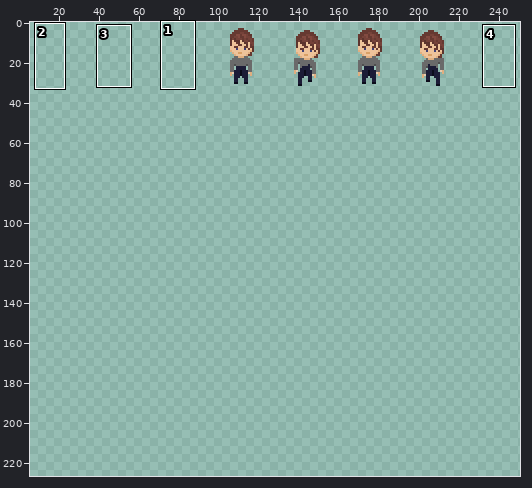
One commit to this sprite sheet: gfx/player.png. The picture above shows the old version from afar; the outline marks the close-up.
Close-up. The starting point:
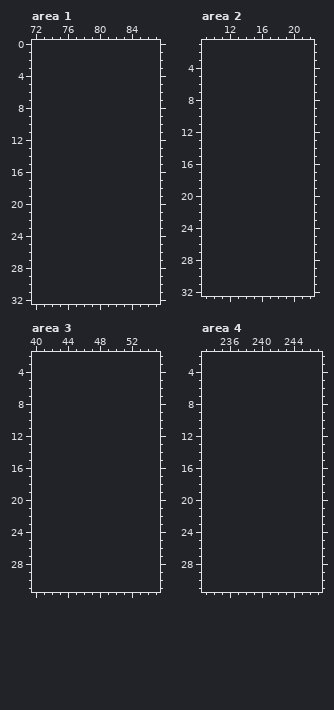
The file is 128x32 pixels. Colours within 5 levels of each other are drawn and written as one. Shown: area 1: x 72..87, y 0..32; area 2: x 9..22, y 1..32; area 3: x 40..55, y 2..31; area 4: x 233..247, y 2..31. The old version is drawn lined up with the new one, on the new canvas. The wide view leaves out empty margins. The commit also changed other parts of the picture, which this record leaves out.
New version:
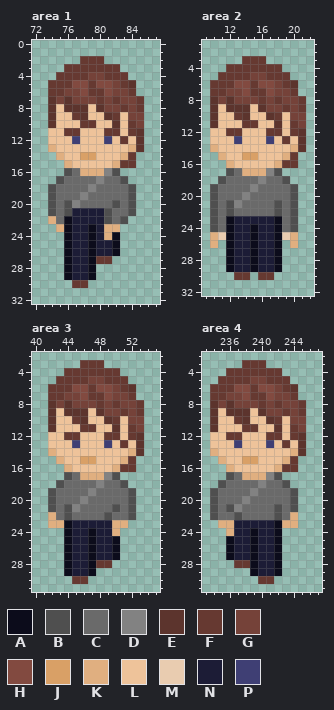
Palette (. is transparent): A #0c0c1b  B #4f4f4f  C #6a6a6a  D #828282  E #5c342d  F #663931  G #754239  H #824a40  J #d9a066  K #e0af80  L #eec39a  M #e9ccb0  N #1c1c36  P #3f3f74
The exact change:
canvas 128x32 -> 256x256, the old top-left corner now at 96,0
Area 1:
y 2: x 78..80 ... -> FFF
y 3: x 76..82 ....... -> FFFFFFF
y 4: x 75..83 ......... -> FFFFGGFFF
y 5: x 74..84 ........... -> FFFHHFHHGFE
y 6: x 74..84 ........... -> FFGGHFFHGGF
y 7: x 74..85 ............ -> EGEGGGFGFGGF
y 8: x 74..85 ............ -> ELEEELEGGFGF
y 9: x 74..85 ............ -> ELLFELLEFLGG
y 10: x 74..85 ............ -> ELLLFFLLELFG
y 11: x 74..85 ............ -> LLFFLLLFFLFE
y 12: x 74..85 ............ -> LLLPLLLPLFLE
y 13: x 74..85 ............ -> KLLLLLLLLLKE
y 14: x 75..84 .......... -> KLLJJLLLKF
y 15: x 76..84 ......... -> KLLLLLKFF
y 16: x 76..82 ....... -> BCKKKDB
y 17: x 75..83 ......... -> BCCCCDCCB
y 18: x 74..84 ........... -> BCCCCDCCCCB
y 19: x 74..84 ........... -> BCCCDCCCCCB
y 20: x 74..84 ........... -> BCBDCCCCBCB
y 21: x 74..84 ........... -> BCBNNNNBCCB
y 22: x 74..83 .......... -> KCANNNNBCB
y 23: x 75..82 ........ -> KANNANKK
y 24: x 76..82 ....... -> ANNANKA
y 25..26: x 76..82 ....... -> ANNANNA
y 27: x 76..81 ...... -> ANNAFF
y 28..29: x 76..79 .... -> ANNA
y 30: x 77..78 .. -> FF
Area 2:
y 3: x 14..16 ... -> FFF
y 4: x 12..18 ....... -> FFFFFFF
y 5: x 11..19 ......... -> FFFFGGFFF
y 6: x 10..20 ........... -> FFFHHFHHGFE
y 7: x 10..20 ........... -> FFGGHFFHGGF
y 8: x 10..21 ............ -> EGEGGGFGFGGF
y 9: x 10..21 ............ -> ELEEELEGGFGF
y 10: x 10..21 ............ -> ELLFELLEFLGG
y 11: x 10..21 ............ -> ELLLFFLLELFG
y 12: x 10..21 ............ -> LLFFLLLFFLFE
y 13: x 10..21 ............ -> LLLPLLLPLFLE
y 14: x 10..21 ............ -> KLLLLLLLLLKE
y 15: x 11..20 .......... -> KLLJJLLLKF
y 16: x 12..20 ......... -> KLLLLLKFF
y 17: x 12..18 ....... -> BCKKKDB
y 18: x 11..19 ......... -> BCCCCDCCB
y 19: x 10..20 ........... -> BCCCCDCCCCB
y 20: x 10..20 ........... -> BCCCDCCCCCB
y 21: x 10..20 ........... -> BCBDCCCCBCB
y 22: x 10..20 ........... -> BCBCCCCCBCB
y 23: x 10..20 ........... -> BCANNNNNACB
y 24: x 10..20 ........... -> BCANNANNACB
y 25: x 10..20 ........... -> KMANNANNAMK
y 26: x 10 . -> K; x 12..18 ....... -> ANNANNA; x 20 . -> K
y 27..29: x 12..18 ....... -> ANNANNA
y 30: x 13..14 .. -> FF; x 16..17 .. -> FF
Area 3:
y 3: x 46..48 ... -> FFF
y 4: x 44..50 ....... -> FFFFFFF
y 5: x 43..51 ......... -> FFFFGGFFF
y 6: x 42..52 ........... -> FFFHHFHHGFE
y 7: x 42..52 ........... -> FFGGHFFHGGF
y 8: x 42..53 ............ -> EGEGGGFGFGGF
y 9: x 42..53 ............ -> ELEEELEGGFGF
y 10: x 42..53 ............ -> ELLFELLEFLGG
y 11: x 42..53 ............ -> ELLLFFLLELFG
y 12: x 42..53 ............ -> LLFFLLLFFLFE
y 13: x 42..53 ............ -> LLLPLLLPLFLE
y 14: x 42..53 ............ -> KLLLLLLLLLKE
y 15: x 43..52 .......... -> KLLJJLLLKF
y 16: x 44..52 ......... -> KLLLLLKFF
y 17: x 44..50 ....... -> BCKKKDB
y 18: x 43..51 ......... -> BCCCCDCCB
y 19: x 42..52 ........... -> BCCCCDCCCCB
y 20: x 42..52 ........... -> BCCCDCCCCCB
y 21: x 42..52 ........... -> BCBDCCCCBCB
y 22: x 42..52 ........... -> KCBCCCCBCCB
y 23: x 42..51 .......... -> KKANNNNNKK
y 24: x 44..50 ....... -> ANNANNK
y 25..27: x 44..50 ....... -> ANNANNA
y 28: x 44..49 ...... -> ANNAFF
y 29: x 44..47 .... -> ANNA
y 30: x 45..46 .. -> FF
Area 4:
y 3: x 238..240 ... -> FFF
y 4: x 236..242 ....... -> FFFFFFF
y 5: x 235..243 ......... -> FFFFGGFFF
y 6: x 234..244 ........... -> FFFHHFHHGFE
y 7: x 234..244 ........... -> FFGGHFFHGGF
y 8: x 234..245 ............ -> EGEGGGFGFGGF
y 9: x 234..245 ............ -> ELEEELEGGFGF
y 10: x 234..245 ............ -> ELLFELLEFLGG
y 11: x 234..245 ............ -> ELLLFFLLELFG
y 12: x 234..245 ............ -> LLFFLLLFFLFE
y 13: x 234..245 ............ -> LLLPLLLPLFLE
y 14: x 234..245 ............ -> KLLLLLLLLLKE
y 15: x 235..244 .......... -> KLLJJLLLKF
y 16: x 236..244 ......... -> KLLLLLKFF
y 17: x 236..242 ....... -> BCKKKDB
y 18: x 235..243 ......... -> BCCCCDCCB
y 19: x 234..244 ........... -> BCCCCDCCCCB
y 20: x 234..244 ........... -> BCCCDCCCCCB
y 21: x 234..244 ........... -> BCBDCCCCBCB
y 22: x 234..244 ........... -> BCCBCCCCBCK
y 23: x 235..244 .......... -> KKNNNNNAKK
y 24: x 236..242 ....... -> KNNANNA
y 25..27: x 236..242 ....... -> ANNANNA
y 28: x 237..242 ...... -> FFANNA
y 29: x 239..242 .... -> ANNA
y 30: x 240..241 .. -> FF
Where, in picture pixels (left, top, right, bottom), the same in both close-ups:
added: (48, 56, 144, 288)
added: (210, 56, 306, 280)
added: (48, 360, 144, 584)
added: (210, 360, 306, 584)
